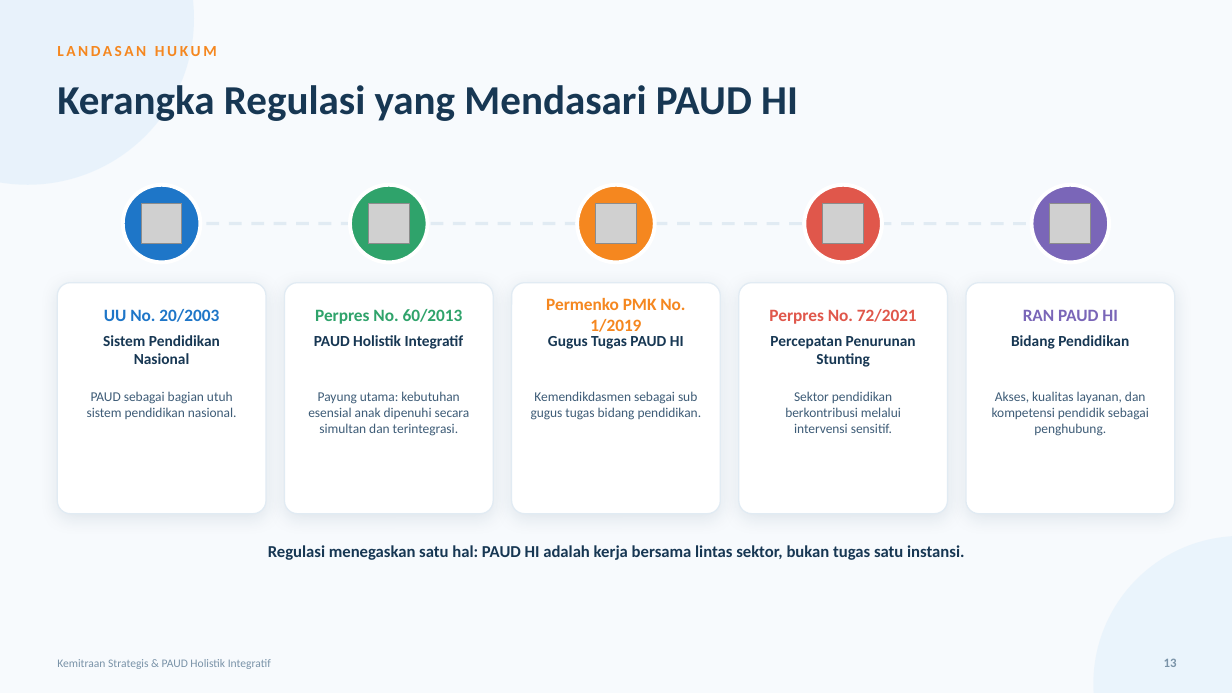
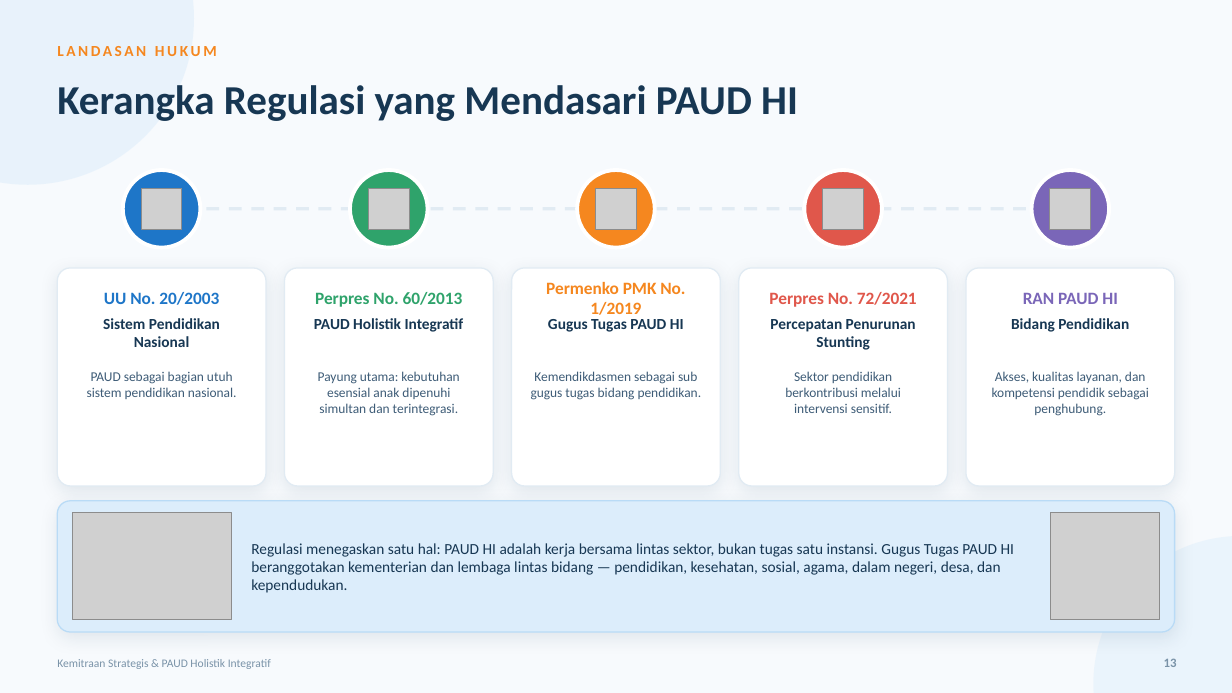
Before and after one commit to afriiqbal/kemitraanpaud, a slide deck: slide 13 of presentasi/Kemitraan_Strategis_PAUD_HI.pptx. Drawn at 1232x693 pixels with LibreOffice and Linux fonts; fonts in the diff are those of the drawing; grey boxes stand for pictures. Boxes give left, top, right and bottom in pixels: in the first picture for what was removed or moved away, otherwise in the second. Text is boxed around its words. In the diff, an @@ line names an element or a change of style, - is before the commit and + after.

```diff
--- a/presentasi/Kemitraan_Strategis_PAUD_HI.pptx
+++ b/presentasi/Kemitraan_Strategis_PAUD_HI.pptx
@@ 10 texts, 5 pictures, 5 ellipses, 1 line: place and size @@
-10 texts, 5 pictures, 5 ellipses, 1 line at (103,185,1129,367)
+10 texts, 5 pictures, 5 ellipses, 1 line at (103,170,1129,350)
@@ rounded rectangle: place and size @@
-rounded rectangle at (57,283,266,514)
+rounded rectangle at (57,268,266,486)
@@ rounded rectangle: place and size @@
-rounded rectangle at (285,283,494,514)
+rounded rectangle at (285,268,494,486)
@@ rounded rectangle: place and size @@
-rounded rectangle at (512,283,721,514)
+rounded rectangle at (512,268,721,486)
@@ rounded rectangle: place and size @@
-rounded rectangle at (739,283,948,514)
+rounded rectangle at (739,268,948,486)
@@ rounded rectangle: place and size @@
-rounded rectangle at (966,283,1175,514)
+rounded rectangle at (966,268,1175,486)
@@ text "PAUD sebagai bagian utuh sistem ...": place and size @@
-text "PAUD sebagai bagian utuh sistem ..." at (87,391,237,419)
+text "PAUD sebagai bagian utuh sistem ..." at (87,371,237,399)
@@ text at (318,371,459,416): text changed @@
-Payung utama: kebutuhan esensial anak dipenuhi secara simultan dan terintegrasi.
+Payung utama: kebutuhan esensial anak dipenuhi simultan dan terintegrasi.
@@ text "Kemendikdasmen sebagai sub gugus tugas ...": place and size @@
-text "Kemendikdasmen sebagai sub gugus tugas ..." at (531,391,702,420)
+text "Kemendikdasmen sebagai sub gugus tugas ..." at (531,371,702,400)
@@ text "Sektor pendidikan berkontribusi melalui intervensi ...": place and size @@
-text "Sektor pendidikan berkontribusi melalui intervensi ..." at (785,391,901,433)
+text "Sektor pendidikan berkontribusi melalui intervensi ..." at (785,371,901,413)
@@ text "Akses, kualitas layanan, dan kompetensi ...": place and size @@
-text "Akses, kualitas layanan, dan kompetensi ..." at (992,391,1149,436)
+text "Akses, kualitas layanan, dan kompetensi ..." at (992,371,1149,416)
@@ rounded rectangle added at (57,501,1175,632), fill #DCEDFB, outline #B9DBF6 1 pt @@
@@ picture added at (72,513,232,620) @@
@@ picture added at (1051,513,1161,620) @@
@@ text at (251,543,1014,593): text changed; size 13 to 12 pt; bold off @@
-Regulasi menegaskan satu hal: PAUD HI adalah kerja bersama lintas sektor, bukan tugas satu instansi.
+Regulasi menegaskan satu hal: PAUD HI adalah kerja bersama lintas sektor, bukan tugas satu instansi. Gugus Tugas PAUD HI beranggotakan kementerian dan lembaga lintas bidang — pendidikan, kesehatan, sosial, agama, dalam negeri, desa, dan kependudukan.
```
Also in this commit, not shown: 23 other slides changed, 36 other files.
